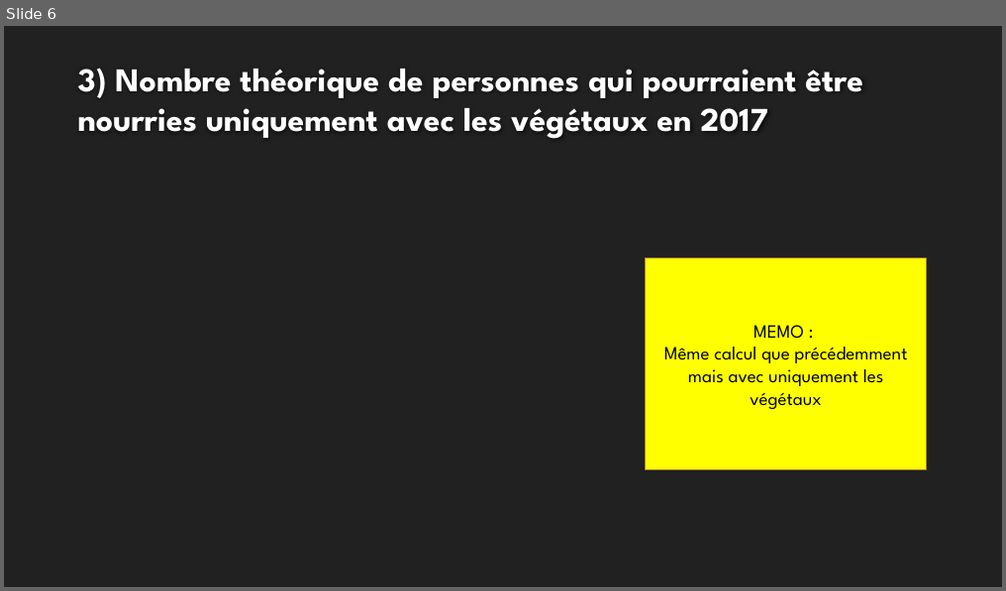
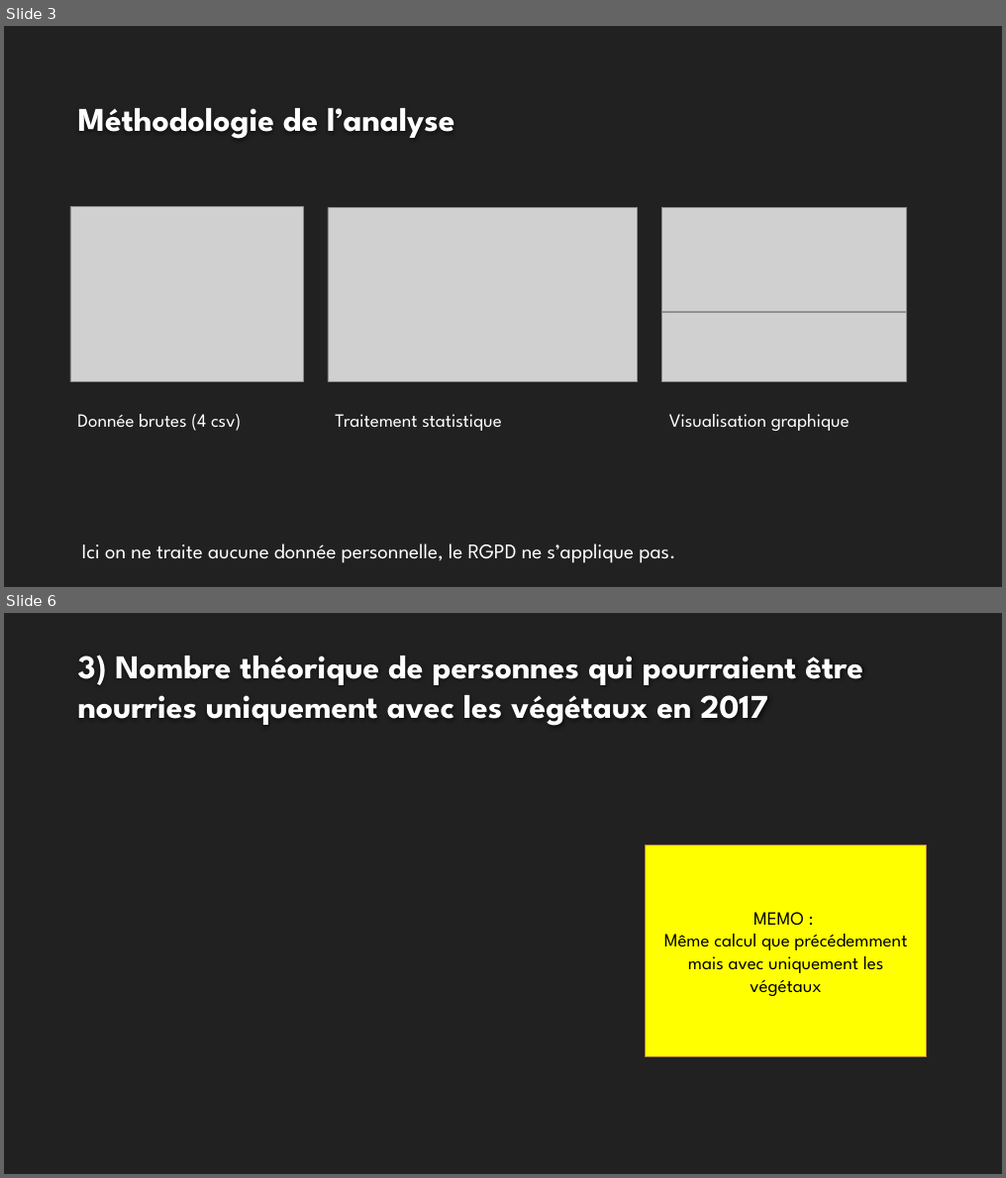
Before and after one commit to ziedbelhocine/Cours-OC, a slide deck: Data_Analyst/Projet_4/Template+de+présentation_Faim_monde-V2.pptx. Shown one above the other, each under a label of ours: slide 6 before the commit, slides 3 and 6 after it; the slides between them are not shown. The pictures are 1006x591 and 1006x1178 pixels, drawn with LibreOffice and Linux fonts; fonts in the diff are those of the drawing; grey boxes stand for pictures; background and template pictures are left out. Boxes give left, top, right and bottom in pixels: in the first picture for what was removed or moved away, otherwise in the second. Text is boxed around its words. In the diff, an @@ line names an element or a change of style, - is before the commit and + after.

```diff
--- a/Data_Analyst/Projet_4/Template+de+présentation_Faim_monde-V2.pptx
+++ b/Data_Analyst/Projet_4/Template+de+présentation_Faim_monde-V2.pptx
@@ slide 3 added at (x1=4, y1=26, x2=1002, y2=587), background #212121 @@
@@ title added at (x1=78, y1=108, x2=454, y2=139), 32 pt, text #FEFEFE, bold @@
+Méthodologie de l’analyse
@@ picture added at (x1=70, y1=207, x2=303, y2=382) @@
@@ picture added at (x1=328, y1=208, x2=638, y2=382) @@
@@ picture added at (x1=662, y1=208, x2=907, y2=312) @@
@@ picture added at (x1=662, y1=312, x2=907, y2=381) @@
@@ text added at (x1=77, y1=414, x2=241, y2=431), 18 pt, text #FFFFFF @@
+Donnée brutes (4 csv)
@@ text added at (x1=335, y1=414, x2=501, y2=431), 18 pt, text #FFFFFF @@
+Traitement statistique
@@ text added at (x1=669, y1=414, x2=849, y2=431), 18 pt, text #FFFFFF @@
+Visualisation graphique
@@ text added at (x1=82, y1=544, x2=675, y2=564), 20 pt, text #FFFFFF @@
+Ici on ne traite aucune donnée personnelle, le RGPD ne s’applique pas.
```
Also in this commit, not shown: 6 slides changed, 1 other slide added, 2 slides removed, 13 other files.
